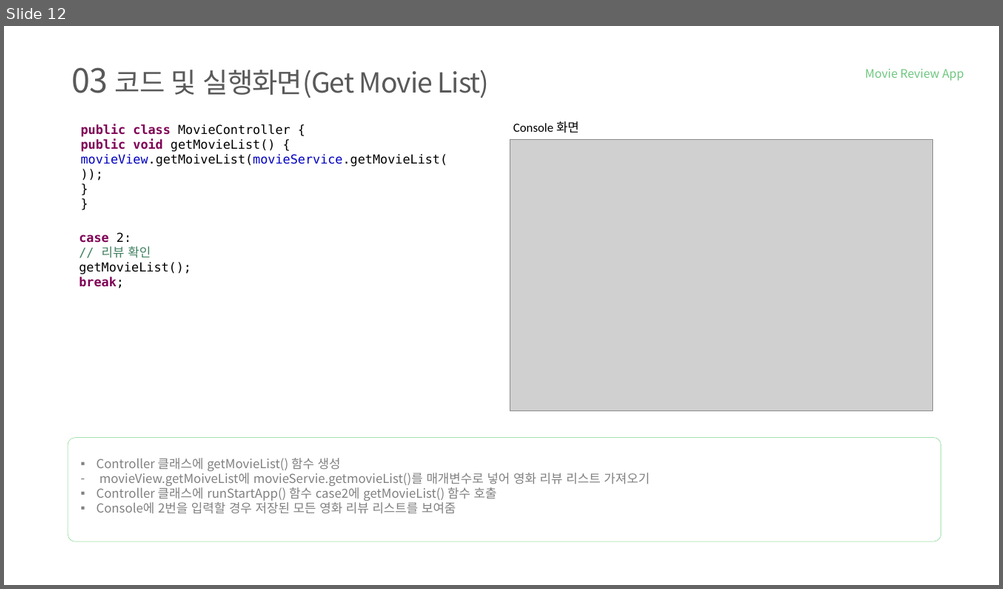
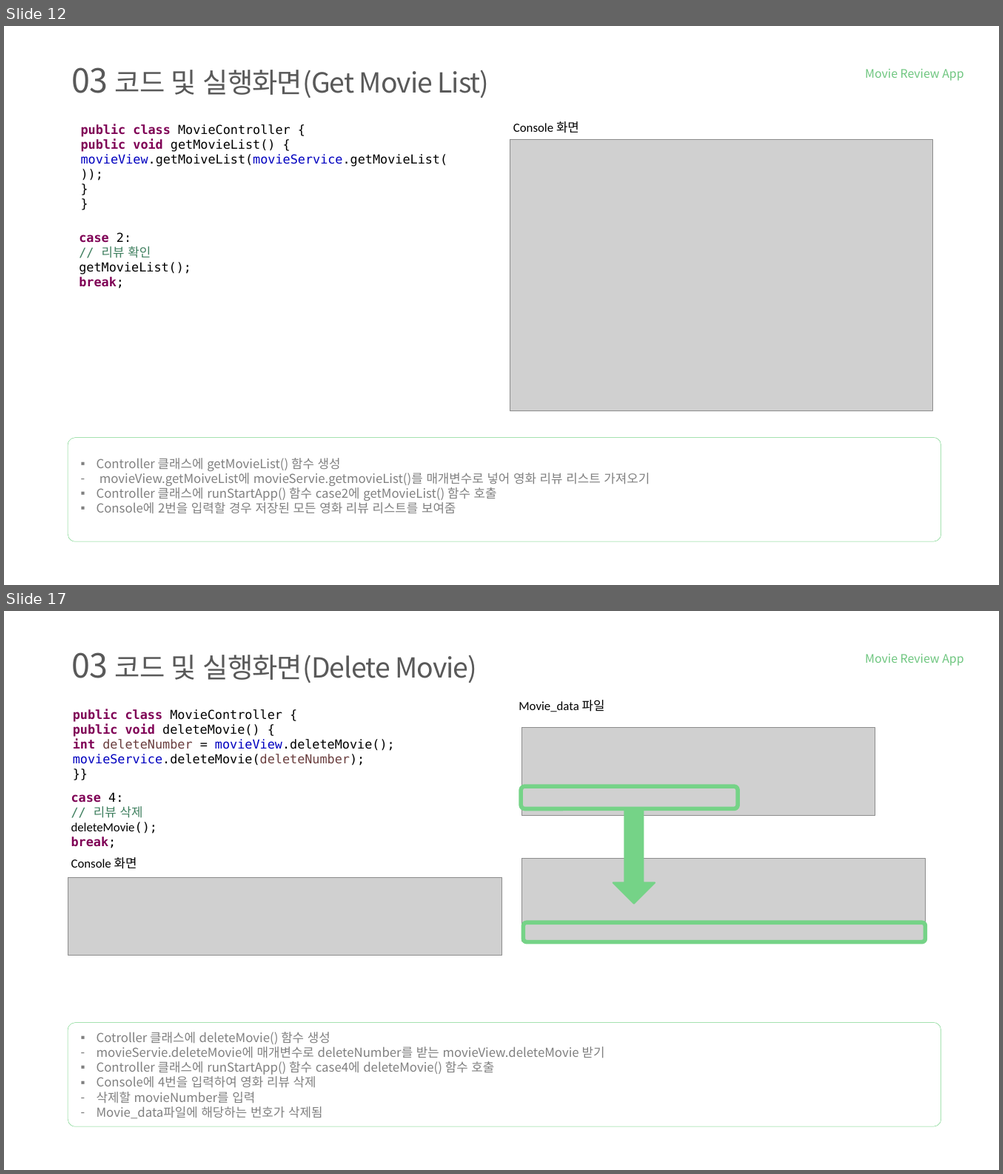
Before and after one commit to tnwjd121/MovieApp, a slide deck: ppt/국비(정보처리기능사)_백수정.pptx. Shown one above the other, each under a label of ours: slide 12 before the commit, slides 12 and 17 after it; the slides between them are not shown. The pictures are 1003x589 and 1003x1174 pixels, drawn with LibreOffice and Linux fonts; fonts in the diff are those of the drawing; grey boxes stand for pictures; background and template pictures are left out. Boxes give left, top, right and bottom in pixels: in the first picture for what was removed or moved away, otherwise in the second. Text is boxed around its words. In the diff, an @@ line names an element or a change of style, - is before the commit and + after.

```diff
--- a/ppt/국비(정보처리기능사)_백수정.pptx
+++ b/ppt/국비(정보처리기능사)_백수정.pptx
@@ slide 17 added at <box>4,611,999,1170</box>, background #FFFFFF @@
@@ text added at <box>72,652,477,683</box>, 40 pt, text #595959 @@
+03 코드 및 실행화면(Delete Movie)
@@ text added at <box>865,654,963,666</box>, 17 pt, text #6EC67F @@
+Movie Review App
@@ text added at <box>73,709,395,766</box>, 18 pt, text #000000 @@
+public class MovieController {
+public void deleteMovie() {
+int deleteNumber = movieView.deleteMovie();
+movieService.deleteMovie(deleteNumber);
+}}
@@ text added at <box>518,700,605,712</box>, 18 pt, text #000000 @@
+Movie_data 파일
@@ picture added at <box>522,727,874,816</box> @@
@@ rounded rectangle added at <box>521,786,737,809</box>, outline #75D387 6 pt @@
@@ text added at <box>71,792,157,849</box>, 18 pt, text #000000 @@
+case 4:
+// 리뷰 삭제
+deleteMovie();
+break;
@@ down arrow added at <box>613,809,654,904</box>, fill #75D387, outline #75D387 2 pt @@
@@ text added at <box>71,857,137,869</box>, 18 pt, text #000000 @@
+Console 화면
@@ picture added at <box>522,858,925,941</box> @@
@@ picture added at <box>68,877,501,955</box> @@
@@ rounded rectangle added at <box>523,923,925,943</box>, outline #75D387 6 pt @@
@@ rounded rectangle added at <box>68,1022,940,1127</box>, outline #75D387 0.5 pt @@
@@ text added at <box>96,1032,605,1119</box>, 18 pt, text #808080 @@
+▪ Cotroller 클래스에 deleteMovie() 함수 생성
+– movieServie.deleteMovie에 매개변수로 deleteNumber를 받는 movieView.deleteMovie 받기
+▪ Controller 클래스에 runStartApp() 함수 case4에 deleteMovie() 함수 호출
+▪ Console에 4번을 입력하여 영화 리뷰 삭제
+– 삭제할 movieNumber를 입력
+– Movie_data파일에 해당하는 번호가 삭제됨
```
Also in this commit, not shown: 3 slides changed, 9 other slides added, 2 slides removed, 1 other file.
